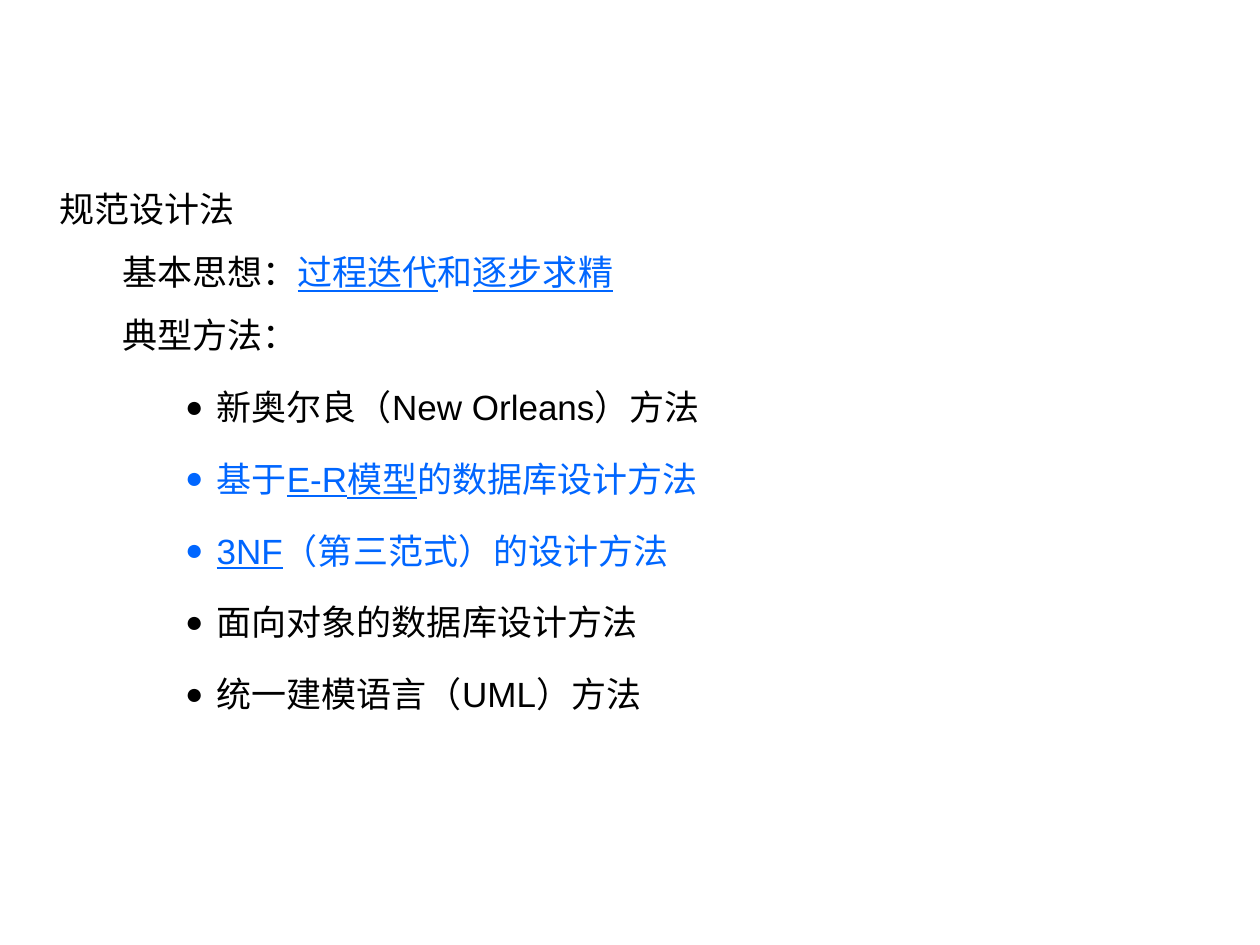
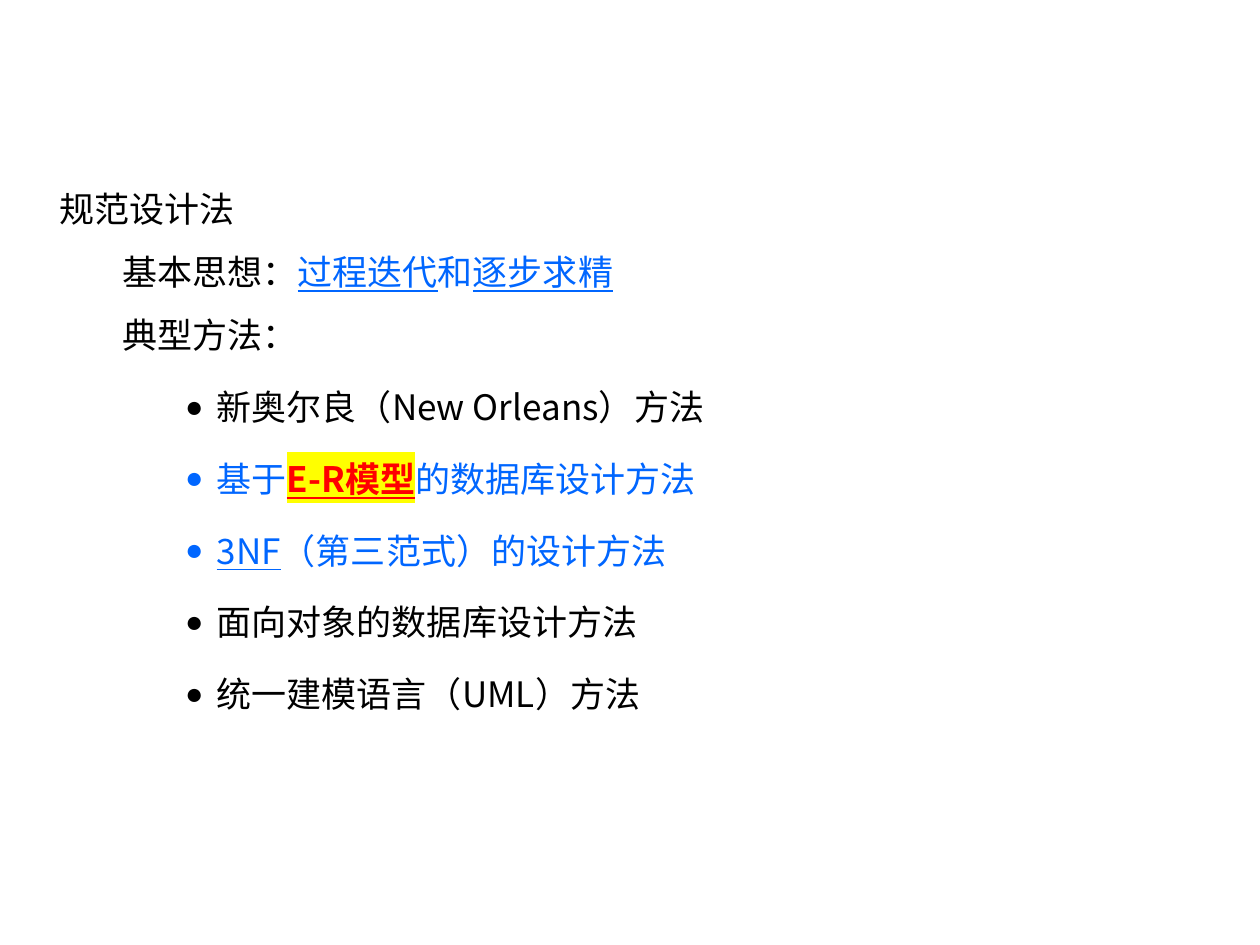
Before and after one commit to HBU/DataBase, a slide deck: slide 8 of PPT/PPT2020/DB第07章（1）.pptx. Drawn at 1260x945 pixels with LibreOffice and Linux fonts; fonts in the diff are those of the drawing; background and template pictures are left out. Boxes give left, top, right and bottom in pixels: in the first picture for what was removed or moved away, otherwise in the second. Text is boxed around its words. In the diff, an @@ line names an element or a change of style, - is before the commit and + after.

```diff
--- a/PPT/PPT2020/DB第07章（1）.pptx
+++ b/PPT/PPT2020/DB第07章（1）.pptx
@@ text "规范设计法" at (59,192,704,711): font Arial to Noto Sans CJK SC; text colour #0066FF to #FF0000, highlight none to #FFFF00, bold on in "基于E-R模型的数据库设计方法" @@
```
Also in this commit, not shown: 15 other slides changed, 10 other files.
